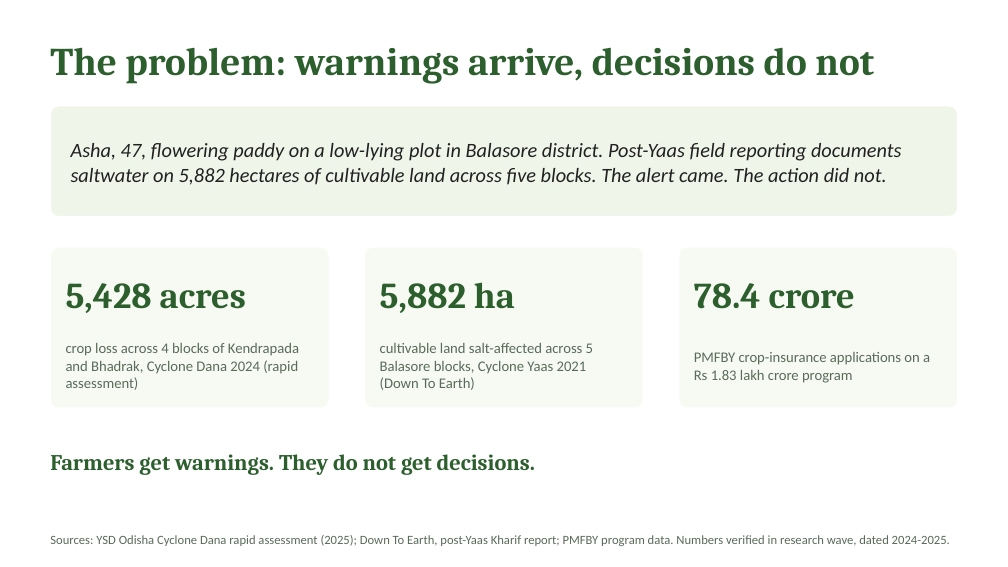
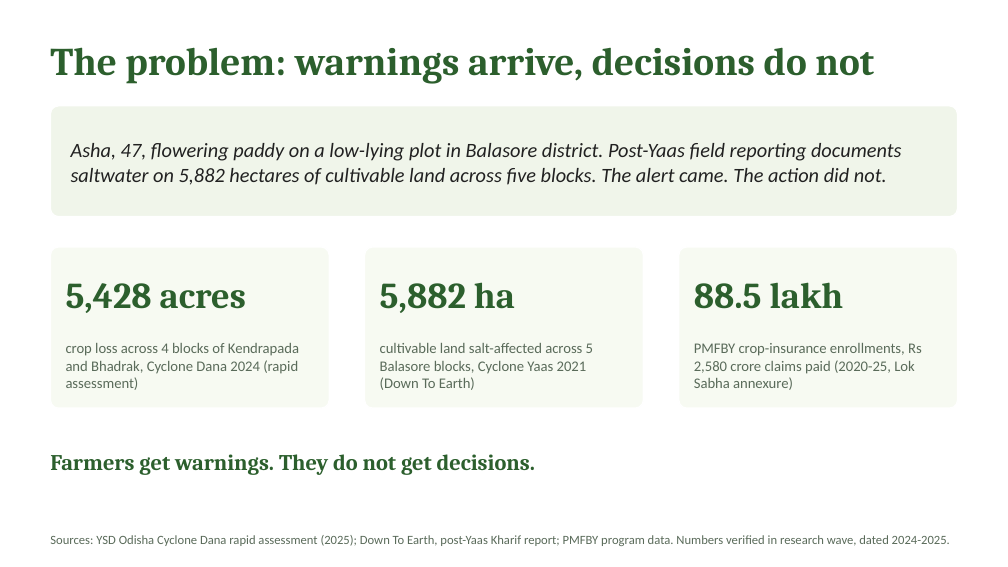
Before and after one commit to harshgounder/craft-n-code, a slide deck: slide 2 of scaffold/deck/KrishiSetu-Round0-20260816.pptx. Drawn at 1008x567 pixels with LibreOffice and Linux fonts; fonts in the diff are those of the drawing. Boxes give left, top, right and bottom in pixels: in the first picture for what was removed or moved away, otherwise in the second. Text is boxed around its words. In the diff, an @@ line names an element or a change of style, - is before the commit and + after.

Commit message:
deck: PMFBY block re-sourced (88.5 lakh enrollments / Rs 2,580 cr, d21 [16] Lok Sabha annexure), ledger P3 fixed, broken chain closed

```diff
--- a/scaffold/deck/KrishiSetu-Round0-20260816.pptx
+++ b/scaffold/deck/KrishiSetu-Round0-20260816.pptx
@@ text at (694,282,844,309): text changed @@
-78.4 crore
+88.5 lakh
@@ text at (694,343,922,390): text changed @@
-PMFBY crop-insurance applications on a Rs 1.83 lakh crore program
+PMFBY crop-insurance enrollments, Rs 2,580 crore claims paid (2020-25, Lok Sabha annexure)
```
Also in this commit, not shown: 1 other slide changed, 4 other files.
